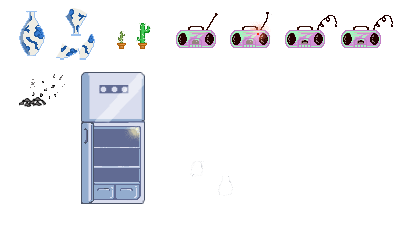
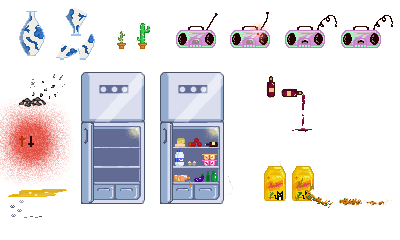
Layers edited between the first and the second 400×240 image:
added group "bouteille" with 6 layers above "croquette sol" over [266, 76, 312, 132]
added group "paquet croquetttes" with 14 layers above "traces pattes sol et mur" over [264, 166, 333, 208]
added group "paquet croquettes ouvert" with 8 layers in group "paquet croquetttes" over [292, 166, 333, 208]
added group "paquet croquettes fermé" with 4 layers in group "paquet croquetttes" over [264, 166, 299, 202]
added layer "Calque 63" (2nd of 2, in "paquet croquetttes" › "paquet croquettes fermé") (71%) in group "paquet croquettes fermé" over [265, 167, 299, 200]
added group "frigo ouvert rempli" with 31 layers in group "frigo" over [160, 72, 312, 204]
added layer "Calque 40" (1st of 2, in "frigo" › "frigo ouvert rempli") in group "frigo ouvert rempli" over [173, 125, 312, 201]
added layer "Calque 42" (1st of 2, in "frigo" › "frigo ouvert rempli") in group "frigo ouvert rempli" over [172, 129, 218, 182]
added layer "Calque 39" (1st of 2, in "frigo" › "frigo ouvert rempli") in group "frigo ouvert rempli" over [173, 126, 220, 200]
added layer "ombre portte" (1st of 2, in "frigo" › "frigo ouvert rempli") in group "frigo ouvert rempli" over [160, 122, 173, 204]
added layer "porte" (1st of 4, in "frigo" › "frigo ouvert rempli") in group "frigo ouvert rempli" over [161, 122, 171, 203]
added layer "Layer 16" (1st of 2, in "frigo" › "frigo ouvert rempli") (soft light) in group "frigo ouvert rempli" over [160, 72, 224, 204]
added layer "porte" (2nd of 4, in "frigo" › "frigo ouvert rempli") in group "frigo ouvert rempli" over [161, 85, 224, 123]
added layer "Layer 14" (1st of 2, in "frigo" › "frigo ouvert rempli") in group "frigo ouvert rempli" over [160, 72, 224, 204]
added layer "Layer 4" (1st of 2, in "frigo" › "frigo ouvert rempli") in group "frigo ouvert rempli" over [161, 73, 223, 203]
…and 46 more changes (46 added)
